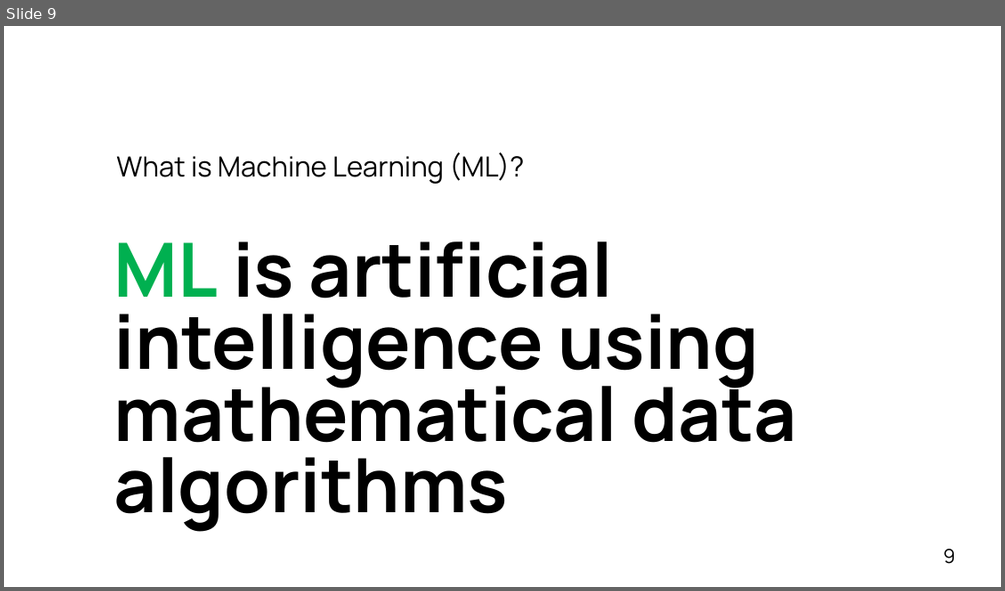
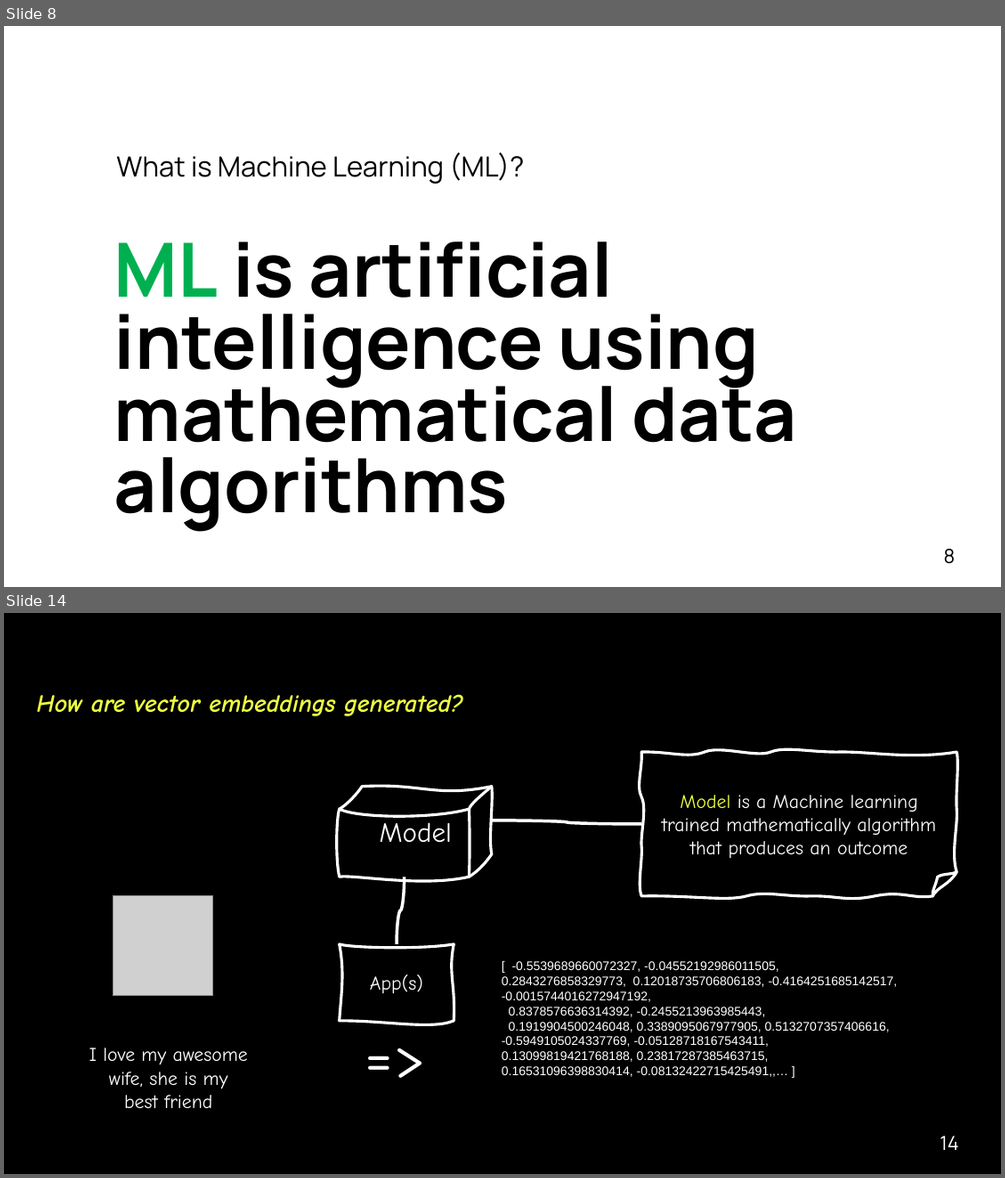
Before and after one commit to ggreen/real-time-AI-ML-event-streaming, a slide deck: docs/conferences/afrotech-realtime-ai-2024.pptx. Shown one above the other, each under a label of ours: slide 9 before the commit, slides 8 and 14 after it; the slides between them are not shown. The pictures are 1005x591 and 1005x1178 pixels, drawn with LibreOffice and Linux fonts; fonts in the diff are those of the drawing; grey boxes stand for pictures; background and template pictures are left out. Boxes give left, top, right and bottom in pixels: in the first picture for what was removed or moved away, otherwise in the second. Text is boxed around its words. In the diff, an @@ line names an element or a change of style, - is before the commit and + after.

```diff
--- a/docs/conferences/afrotech-realtime-ai-2024.pptx
+++ b/docs/conferences/afrotech-realtime-ai-2024.pptx
@@ slide 14 added at <box>4,613,1001,1174</box>, background #000000 @@
@@ text added at <box>37,694,462,716</box>, 18 pt, text #EEFF41, bold, italic @@
+How are vector embeddings generated?
@@ freeform shape added at <box>641,752,956,896</box>, fill #000000, outline #FFFFFF 2 pt, 14 pt, text #FFFFFF @@
+Model is a Machine learning trained mathematically algorithm that produces an outcome
@@ freeform shape added at <box>339,787,492,877</box>, outline #FFFFFF 2 pt, 20 pt, text #FFFFFF @@
+Model
@@ curved line added from (641, 824) to (492, 820), #FFFFFF 2.25 pt @@
@@ curved line added from (396, 944) to (404, 877), #FFFFFF 2.25 pt @@
@@ picture added at <box>113,896,212,996</box> @@
@@ freeform shape added at <box>339,944,453,1021</box>, outline #FFFFFF 2 pt, 14 pt, text #FFFFFF @@
+App(s)
@@ text added at <box>502,961,898,1077</box>, 9 pt, text #FFFFFF @@
+[ -0.5539689660072327, -0.04552192986011505, 0.2843276858329773, 0.12018735706806183, -0.4164251685142517, -0.0015744016272947192,
+0.8378576636314392, -0.2455213963985443,
+0.1919904500246048, 0.3389095067977905, 0.5132707357406616, -0.5949105024337769, -0.05128718167543411, 0.13099819421768188, 0.23817287385463715, 0.16531096398830414, -0.08132422715425491,,… ]
@@ text added at <box>356,1013,470,1096</box>, 44 pt, text #FFFFFF @@
+=>
@@ text added at <box>89,1047,248,1108</box>, 14 pt, text #FFFFFF @@
+I love my awesome wife, she is my best friend
@@ page number added at <box>939,1135,958,1150</box>, 14 pt, text #FFFFFF @@
+14
@@ what was slide 9 is now slide 8 @@
@@ page number at <box>944,548,955,564</box>: text changed @@
-9
+8
```
Also in this commit, not shown: 1 slide changed, 17 other slides added, 2 slides removed, 10 other files.
